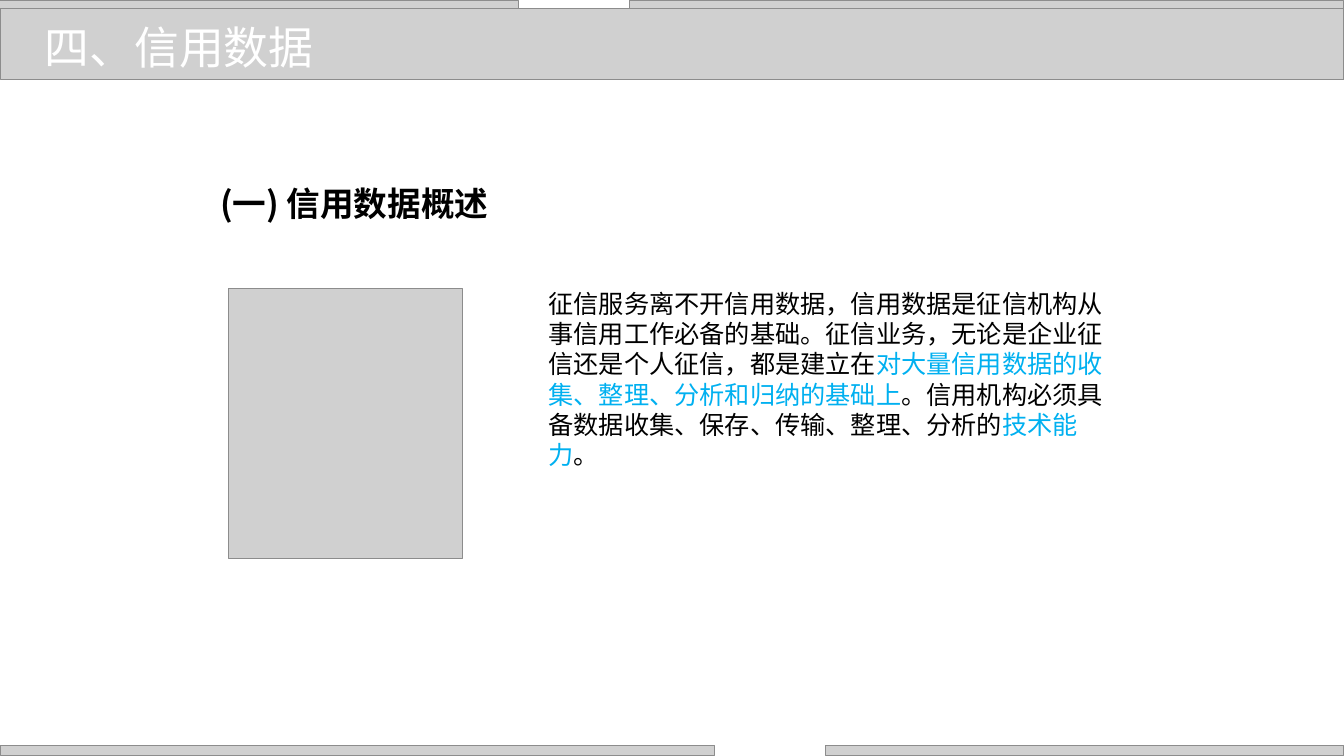
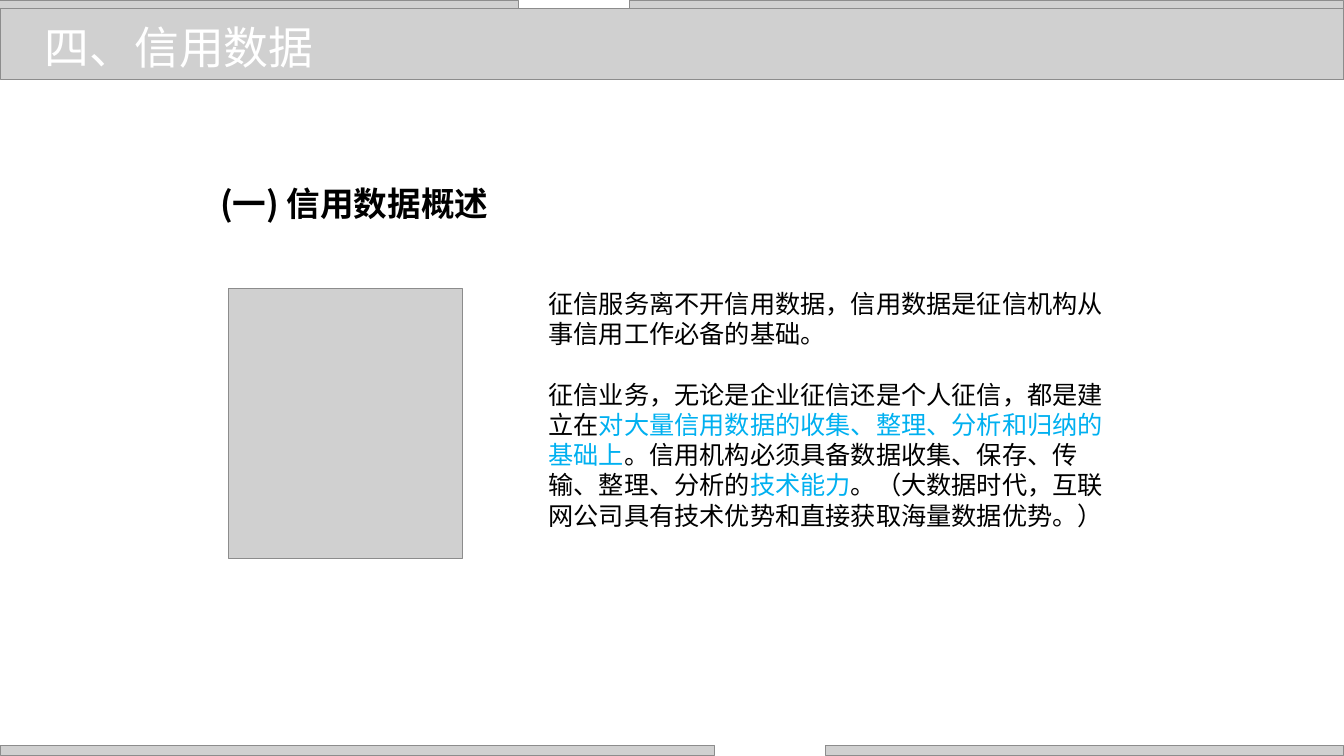
Before and after one commit to zhangjianzhang/internet_credit, a slide deck: slide 7 of files/slides/lecture_5.pptx (slide 8 before the commit). Drawn at 1344x756 pixels with LibreOffice and Linux fonts; fonts in the diff are those of the drawing; grey boxes stand for pictures; background and template pictures are left out. Boxes give left, top, right and bottom in pixels: in the first picture for what was removed or moved away, otherwise in the second. Text is boxed around its words. In the diff, an @@ line names an element or a change of style, - is before the commit and + after.

```diff
--- a/files/slides/lecture_5.pptx
+++ b/files/slides/lecture_5.pptx
@@ text at bbox=[548, 291, 1102, 528]: text changed @@
-征信服务离不开信用数据，信用数据是征信机构从事信用工作必备的基础。征信业务，无论是企业征信还是个人征信，都是建立在对大量信用数据的收集、整理、分析和归纳的基础上。信用机构必须具备数据收集、保存、传输、整理、分析的技术能力。
+征信服务离不开信用数据，信用数据是征信机构从事信用工作必备的基础。
+征信业务，无论是企业征信还是个人征信，都是建立在对大量信用数据的收集、整理、分析和归纳的基础上。信用机构必须具备数据收集、保存、传输、整理、分析的技术能力。（大数据时代，互联网公司具有技术优势和直接获取海量数据优势。）
```
Also in this commit, not shown: 3 other slides changed, 1 slide removed, 5 other files.
